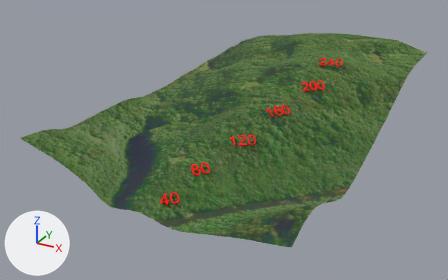
The glTF model superficies/SaoJoseAusentes1a.glb, before and after one commit.
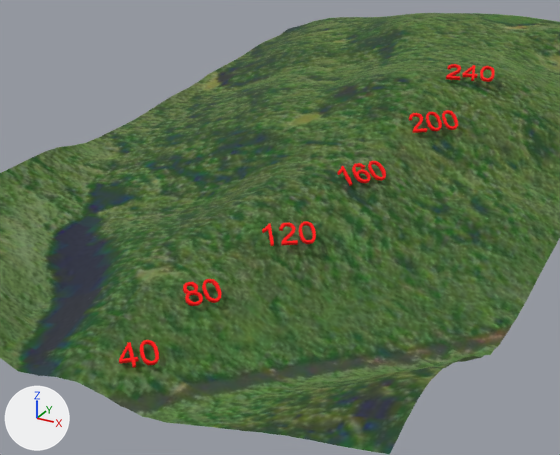
There are two pictures of each version: one whole from a 50 mm camera at (951.0, -2007.0, 924.0) aimed at (-81.0, -131.0, -14.0), one close up on the part from 23% to 84% of the width and 10% to 89% of the height. The lights are fixed; the arrows at lower left show +X, +Y and +Z. Where no turn or scale is listed for an object, it has been applied to the vertices.

Before the edit, the objects in view are built like this:
```python
mat_cor_a05 = principled_material('Cor A05')
mat_cor_a05.base_color = (1.0, 0.0, 0.0)  # red #ff0000
mat_cor_a05.metallic = 0.1
mat_cor_a05.roughness = 0.9
me_mesh_0 = bpy.data.meshes.new('Mesh_0')
me_mesh_0.from_pydata(...)  # 1642 vertices, 3268 faces; spans x 22.0..253.0, y -715.0..209.0, z 26.0..258.0
me_mesh_0.materials.append(mat_cor_a05)  # red #ff0000
me_mesh_1 = bpy.data.meshes.new('Mesh_1')
me_mesh_1.from_pydata(...)  # 2269 vertices, 4312 faces; spans x -457.0..460.0, y -761.0..724.0, z -13.0..238.0
me_mesh_1.materials.append(mat_location_snapshot_2)  # picture img_image_0
ob_mesh_0 = bpy.data.objects.new('Mesh_0', me_mesh_0)
ob_mesh_0.location = (0.0, 0.0, 0.0)
ob_root = bpy.data.objects.new('root', me_mesh_1)
ob_root.location = (0.0, 0.0, 0.0)
```
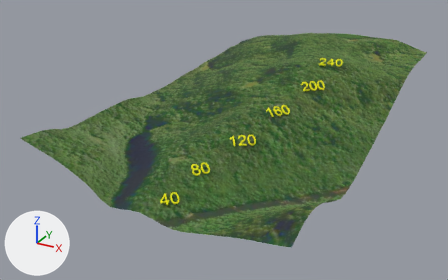
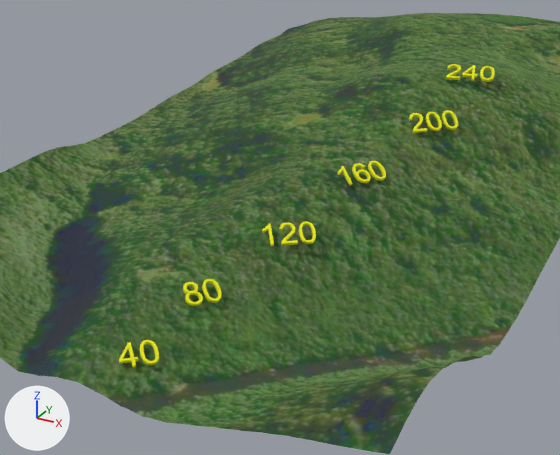
Where the change shows, as pixel boxes [x1, y1, x2, y2] in the close-ups (560 x 455 px):
'Mesh_0', recoloured (red to yellow): [119, 64, 495, 368] in both

The change in detail:
Material 'Cor A05' (mat_cor_a05) changes colour from red #ff0000 to yellow #e7e700; in linear values from (1.0, 0.0, 0.0) to (0.8, 0.8, 0.0).
